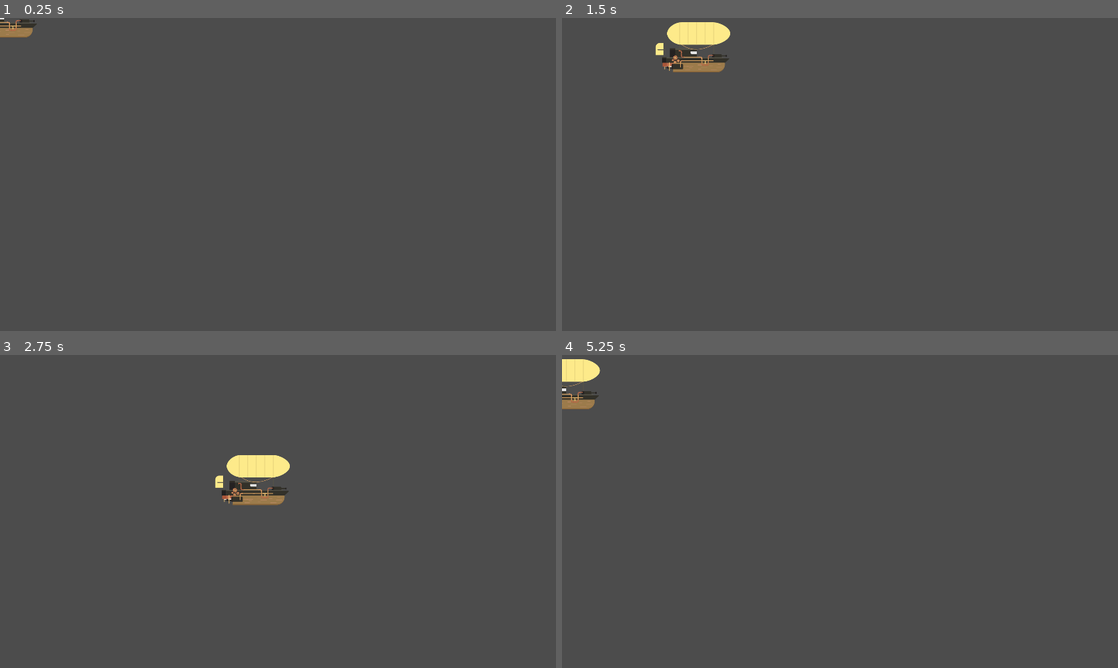
Above: before the commit, frames 1-4 (two rows, left to right).
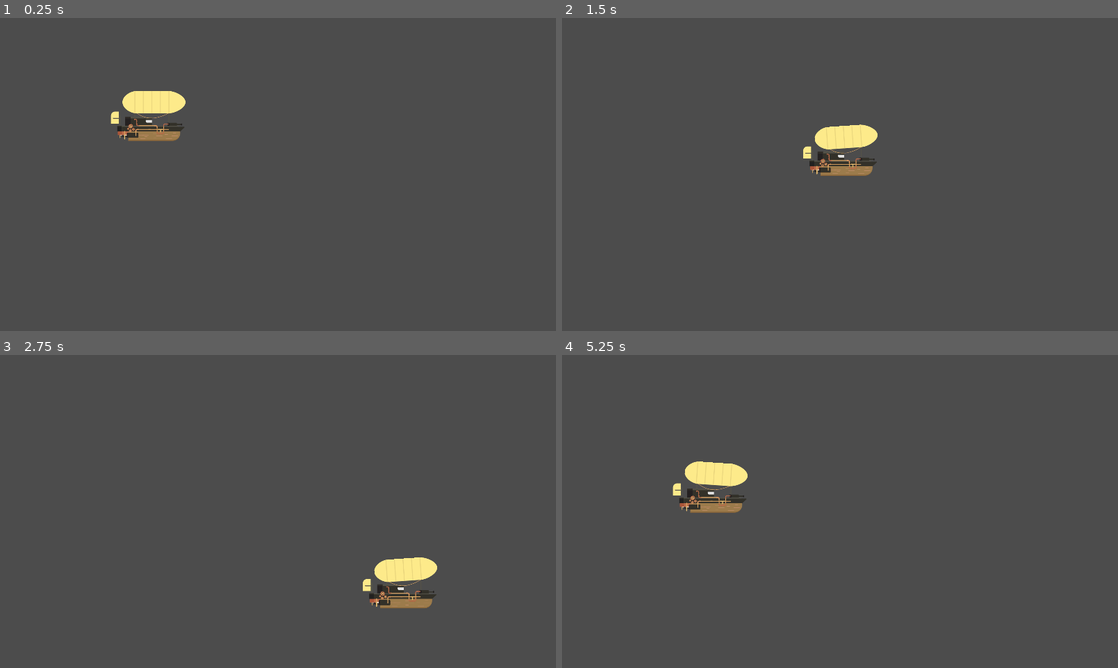
Above: after the commit, the same moments.

Repository: danielmiranda0099/godot_plz_shootEmUp
Game: Godot game, scene res://Scenes/Nivel 1.tscn
The game is run twice, just before and just after one commit, with the same random seed, the same clock (stepped at 60 frames per second) and the same inputs.
Inputs:
- Up to frame 1 (0.25 s): no input
- Up to frame 2 (1.5 s): tap Enter at 0.5 s; hold D (move_right) 0.53-1.28 s; hold S (move_down) from 1.28 s (still down)
- Up to frame 3 (2.75 s): release S (move_down) at 2.03 s; hold D (move_right) from 2.03 s (still down)
- Up to frame 4 (5.25 s): release D (move_right) at 2.78 s; hold W (move_up) 2.78-3.53 s; hold A (move_left) 3.53-5.03 s; hold S (move_down) from 5.03 s (still down)

The runs differ from the first frame. In frame 1, 1.7% of the frame differs, in the area x 0-34%, y 0-40%; in frame 2, 2.8%; in frame 3, 2.8%, in the area x 38-79%, y 32-81%; in frame 4, 2.2%.

Commit message:
[ADD] Character Movement

Diff:
--- a/Scenes/Nivel 1.tscn
+++ b/Scenes/Nivel 1.tscn
@@ -1,28 +1,7 @@
-[gd_scene load_steps=5 format=2]
+[gd_scene load_steps=2 format=2]
 
-[ext_resource path="res://Scripts/Personaje.gd" type="Script" id=1]
-[ext_resource path="res://Assets/personaje/pj_barco_2.png" type="Texture" id=2]
-[ext_resource path="res://Assets/personaje/pj_globo.png" type="Texture" id=3]
-
-[sub_resource type="CapsuleShape2D" id=1]
-radius = 72.5901
-height = 58.7041
+[ext_resource path="res://Scenes/Personaje.tscn" type="PackedScene" id=1]
 
 [node name="Nivel 1" type="Node2D"]
 
-[node name="Personaje" type="KinematicBody2D" parent="."]
-script = ExtResource( 1 )
-
-[node name="Barco" type="Sprite" parent="Personaje"]
-texture = ExtResource( 2 )
-hframes = 5
-
-[node name="Globo" type="Sprite" parent="Personaje"]
-position = Vector2( 22.4434, -57.788 )
-texture = ExtResource( 3 )
-
-[node name="CollisionShape2D" type="CollisionShape2D" parent="Personaje"]
-position = Vector2( 17.0089, -17.6389 )
-rotation = 1.5708
-shape = SubResource( 1 )
-disabled = true
+[node name="Personaje" parent="." instance=ExtResource( 1 )]
--- /dev/null
+++ b/Scenes/Personaje.tscn
@@ -0,0 +1,150 @@
+[gd_scene load_steps=23 format=2]
+
+[ext_resource path="res://Scripts/Personaje.gd" type="Script" id=1]
+[ext_resource path="res://Assets/personaje/pj_barco_2.png" type="Texture" id=2]
+[ext_resource path="res://Assets/personaje/pj_globo.png" type="Texture" id=3]
+
+[sub_resource type="AtlasTexture" id=1]
+flags = 4
+atlas = ExtResource( 2 )
+region = Rect2( 0, 0, 296, 165 )
+
+[sub_resource type="AtlasTexture" id=2]
+flags = 4
+atlas = ExtResource( 2 )
+region = Rect2( 296, 0, 296, 165 )
+
+[sub_resource type="AtlasTexture" id=3]
+flags = 4
+atlas = ExtResource( 2 )
+region = Rect2( 592, 0, 296, 165 )
+
+[sub_resource type="AtlasTexture" id=4]
+flags = 4
+atlas = ExtResource( 2 )
+region = Rect2( 888, 0, 296, 165 )
+
+[sub_resource type="AtlasTexture" id=5]
+flags = 4
+atlas = ExtResource( 2 )
+region = Rect2( 1184, 0, 296, 165 )
+
+[sub_resource type="SpriteFrames" id=6]
+animations = [ {
+"frames": [ SubResource( 1 ), SubResource( 2 ), SubResource( 3 ), SubResource( 4 ), SubResource( 5 ) ],
+"loop": true,
+"name": "Idle",
+"speed": 10.0
+} ]
+
+[sub_resource type="CapsuleShape2D" id=7]
+radius = 72.5901
+height = 58.7041
+
+[sub_resource type="Animation" id=8]
+resource_name = "RESET"
+length = 0.6
+tracks/0/type = "value"
+tracks/0/path = NodePath("Globo:rotation_degrees")
+tracks/0/interp = 1
+tracks/0/loop_wrap = true
+tracks/0/imported = false
+tracks/0/enabled = true
+tracks/0/keys = {
+"times": PoolRealArray( 0 ),
+"transitions": PoolRealArray( 1 ),
+"update": 0,
+"values": [ 0.0 ]
+}
+
+[sub_resource type="Animation" id=9]
+resource_name = "move_left"
+length = 0.6
+tracks/0/type = "value"
+tracks/0/path = NodePath("Globo:rotation_degrees")
+tracks/0/interp = 1
+tracks/0/loop_wrap = true
+tracks/0/imported = false
+tracks/0/enabled = true
+tracks/0/keys = {
+"times": PoolRealArray( 0, 0.6 ),
+"transitions": PoolRealArray( 1, 1 ),
+"update": 0,
+"values": [ 0.0, 4.0 ]
+}
+
+[sub_resource type="Animation" id=10]
+resource_name = "move_right"
+length = 0.6
+tracks/0/type = "value"
+tracks/0/path = NodePath("Globo:rotation_degrees")
+tracks/0/interp = 1
+tracks/0/loop_wrap = true
+tracks/0/imported = false
+tracks/0/enabled = true
+tracks/0/keys = {
+"times": PoolRealArray( 0, 0.6 ),
+"transitions": PoolRealArray( 1, 1 ),
+"update": 0,
+"values": [ 0.0, -4.0 ]
+}
+
+[sub_resource type="AnimationNodeAnimation" id=11]
+animation = "RESET"
+
+[sub_resource type="AnimationNodeAnimation" id=12]
+animation = "move_left"
+
+[sub_resource type="AnimationNodeAnimation" id=13]
+animation = "move_right"
+
+[sub_resource type="AnimationNodeStateMachineTransition" id=14]
+
+[sub_resource type="AnimationNodeStateMachineTransition" id=15]
+
+[sub_resource type="AnimationNodeStateMachineTransition" id=16]
+
+[sub_resource type="AnimationNodeStateMachineTransition" id=17]
+
+[sub_resource type="AnimationNodeStateMachine" id=18]
+states/RESET/node = SubResource( 11 )
+states/RESET/position = Vector2( 331, 46 )
+states/move_left/node = SubResource( 12 )
+states/move_left/position = Vector2( 423, 145 )
+states/move_right/node = SubResource( 13 )
+states/move_right/position = Vector2( 221, 145 )
+transitions = [ "RESET", "move_right", SubResource( 14 ), "move_right", "RESET", SubResource( 15 ), "RESET", "move_left", SubResource( 16 ), "move_left", "RESET", SubResource( 17 ) ]
+
+[sub_resource type="AnimationNodeStateMachinePlayback" id=19]
+
+[node name="Personaje" type="KinematicBody2D"]
+position = Vector2( 509.598, 356.943 )
+script = ExtResource( 1 )
+
+[node name="Barco" type="AnimatedSprite" parent="."]
+frames = SubResource( 6 )
+animation = "Idle"
+frame = 4
+playing = true
+
+[node name="Globo" type="Sprite" parent="."]
+position = Vector2( 22.4434, -57.788 )
+rotation = 0.0698132
+texture = ExtResource( 3 )
+
+[node name="CollisionShape2D" type="CollisionShape2D" parent="."]
+position = Vector2( 17.0089, -17.6389 )
+rotation = 1.5708
+shape = SubResource( 7 )
+disabled = true
+
+[node name="AnimationPlayer" type="AnimationPlayer" parent="."]
+anims/RESET = SubResource( 8 )
+anims/move_left = SubResource( 9 )
+anims/move_right = SubResource( 10 )
+
+[node name="AnimationTree" type="AnimationTree" parent="."]
+tree_root = SubResource( 18 )
+anim_player = NodePath("../AnimationPlayer")
+active = true
+parameters/playback = SubResource( 19 )
--- a/Scripts/Personaje.gd
+++ b/Scripts/Personaje.gd
@@ -1,6 +1,8 @@
 extends KinematicBody2D
 
 export (int) var velocidad = 600
+
+onready var playback = $AnimationTree.get("parameters/playback")
 
 var movimiento = Vector2(0, 0)
 
@@ -15,9 +17,14 @@
 
 	if Input.is_action_pressed("move_right"):
 		movimiento.x += velocidad
+		playback.travel("move_right")
 
 	if Input.is_action_pressed("move_left"):
 		movimiento.x -= velocidad
+		playback.travel("move_left")
+
+	if movimiento == Vector2():
+		playback.start("RESET")
 
 func _physics_process(_delta):
 	get_inputs()
